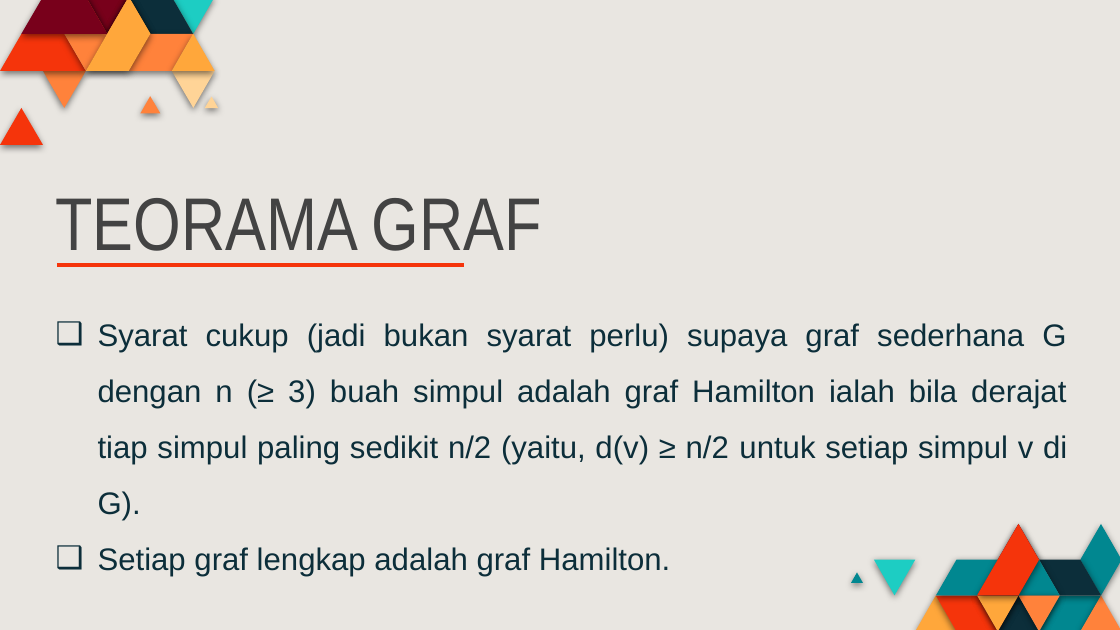
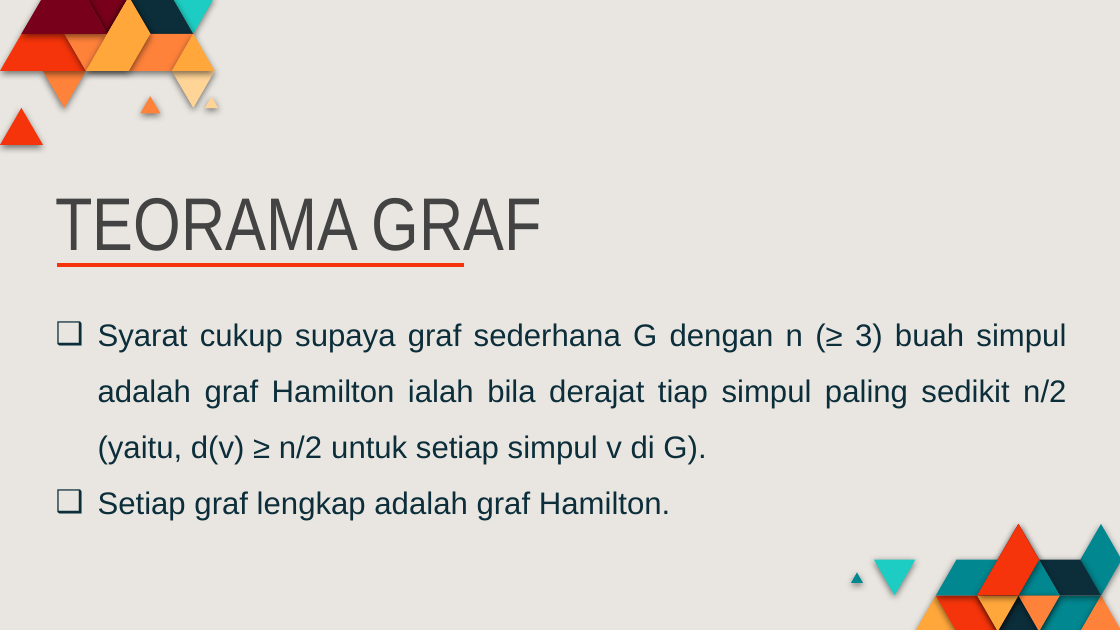
Before and after one commit to hako-975/UNPAM-File, a slide deck: slide 5 of semester 3/Graph Terapan/GRAPH TERAPAN - Kelompok 8 - Modul 8.pptx (slide 4 before the commit). Drawn at 1120x630 pixels with LibreOffice and Linux fonts; fonts in the diff are those of the drawing. Boxes give left, top, right and bottom in pixels: in the first picture for what was removed or moved away, otherwise in the second. Text is boxed around its words. In the diff, an @@ line names an element or a change of style, - is before the commit and + after.

```diff
--- a/semester 3/Graph Terapan/GRAPH TERAPAN - Kelompok 8 - Modul 8.pptx
+++ b/semester 3/Graph Terapan/GRAPH TERAPAN - Kelompok 8 - Modul 8.pptx
@@ subtitle at [98, 323, 1066, 464]: text changed @@
-❑ Syarat cukup (jadi bukan syarat perlu) supaya graf sederhana G dengan n (≥ 3) buah simpul adalah graf Hamilton ialah bila derajat tiap simpul paling sedikit n/2 (yaitu, d(v) ≥ n/2 untuk setiap simpul v di G).
+❑ Syarat cukup supaya graf sederhana G dengan n (≥ 3) buah simpul adalah graf Hamilton ialah bila derajat tiap simpul paling sedikit n/2 (yaitu, d(v) ≥ n/2 untuk setiap simpul v di G).
```
Also in this commit, not shown: 1 other slide changed, 1 slide added, 15 other files.
